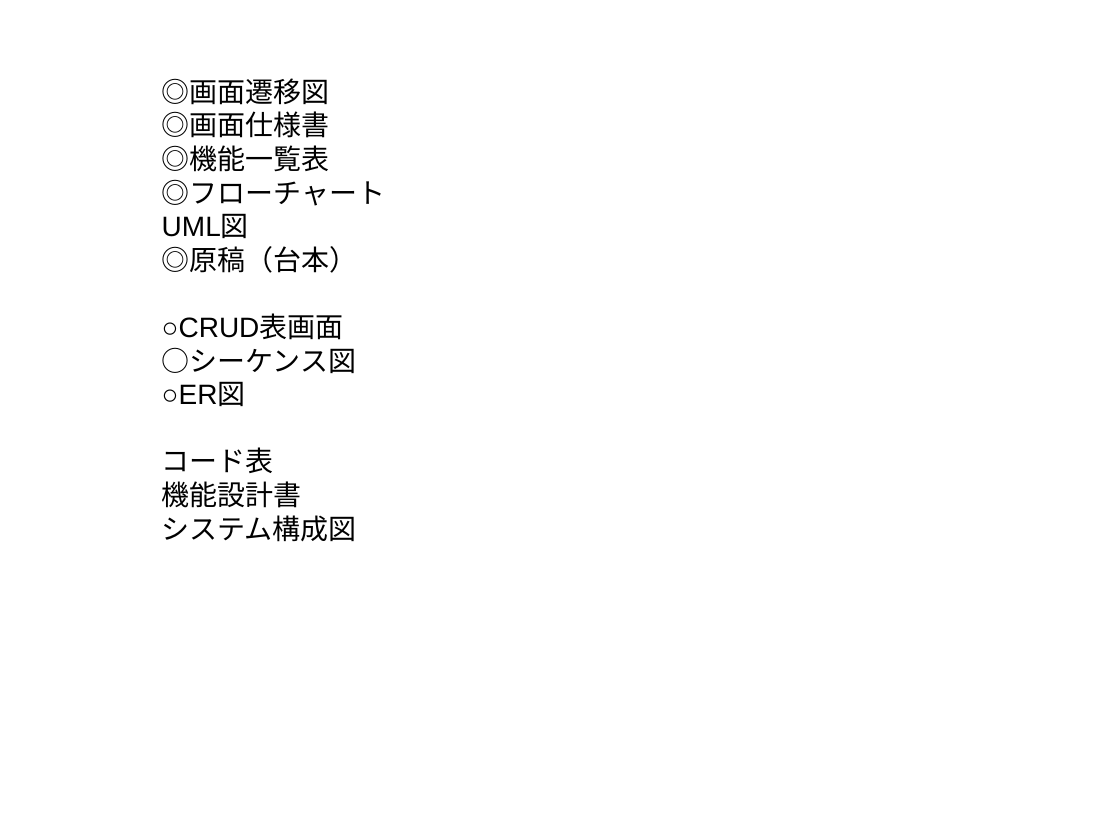
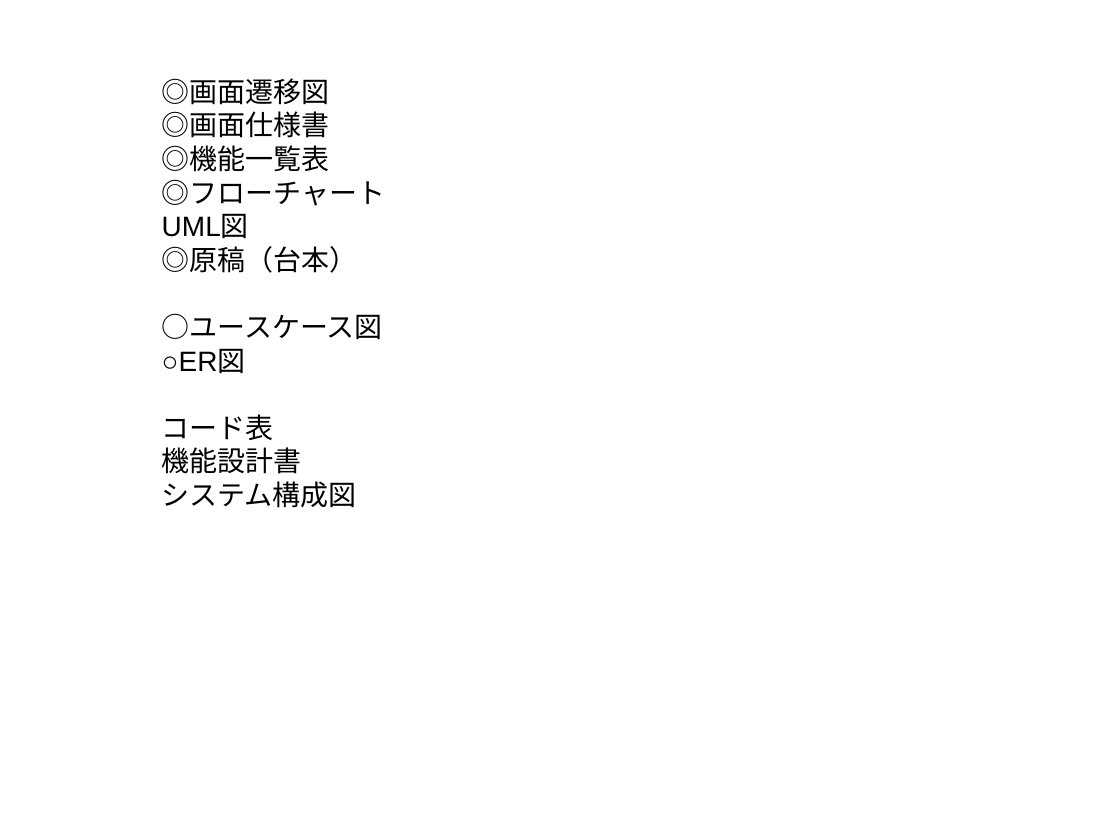
Before and after one commit to sugye/prolabo201610, a slide deck: slide 1 of 成果物パワポ .ppt. Drawn at 1120x840 pixels with LibreOffice and Linux fonts; fonts in the diff are those of the drawing. Boxes give left, top, right and bottom in pixels: in the first picture for what was removed or moved away, otherwise in the second. Text is boxed around its words. In the diff, an @@ line names an element or a change of style, - is before the commit and + after.

```diff
--- a/成果物パワポ .ppt
+++ b/成果物パワポ .ppt
@@ text at (162, 313, 383, 339): text changed @@
-○CRUD表画面
-○シーケンス図
+○ユースケース図
```
Also in this commit, not shown: 4 other slides changed, 1 slide added.
